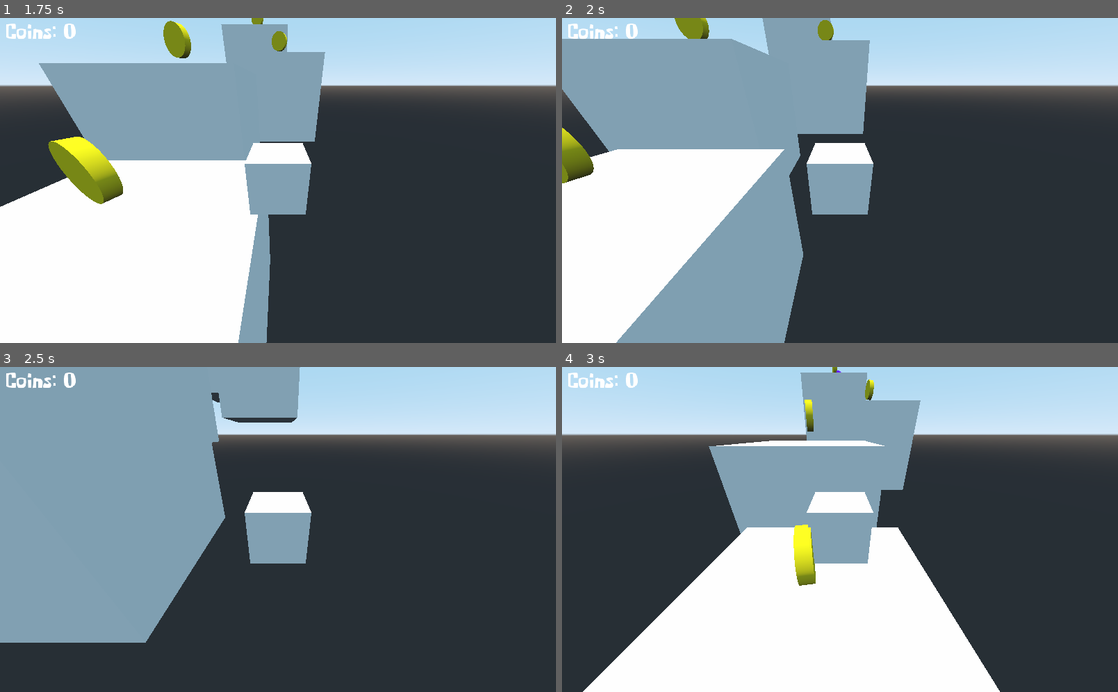
Above: before the commit, frames 1-4 (two rows, left to right).
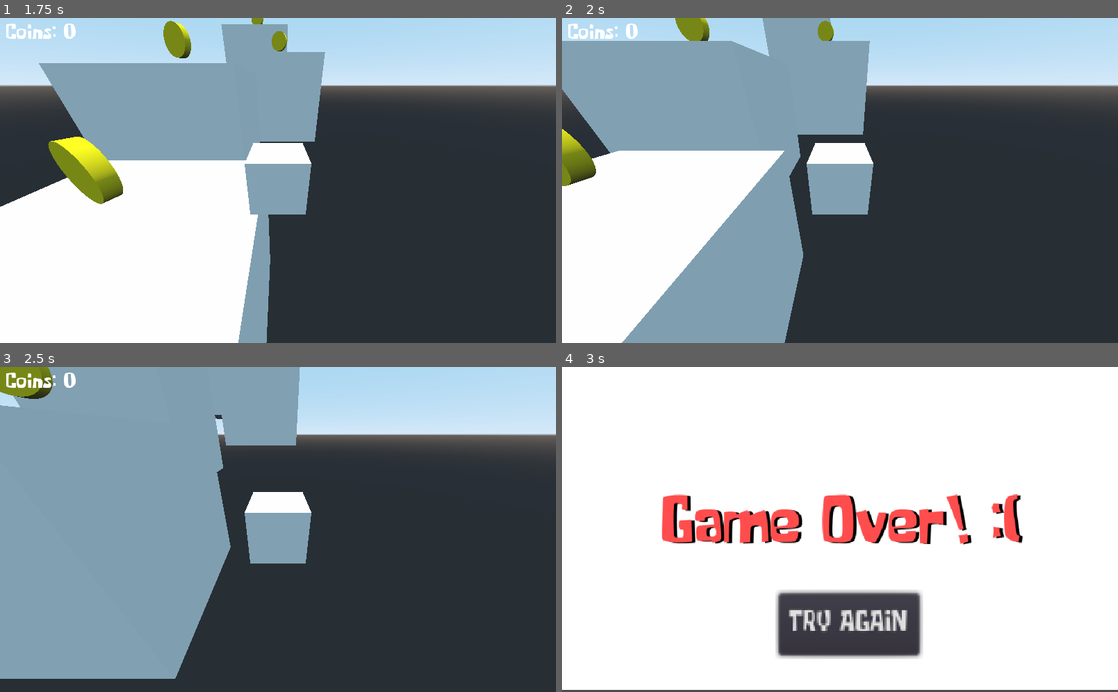
Above: after the commit, the same moments.

Repository: dwlcj/Project2
Game: Godot game, scene res://StartScreen.tscn
The game is run twice, just before and just after one commit, with the same random seed, the same clock (stepped at 60 frames per second) and the same inputs.
Inputs (mouse positions are in pixels of both pictures, inside the frame that each line leads up to):
- Up to frame 1 (1.75 s): click "PLAY" at 0.5 s; hold Right (ui_right) from 1.28 s (still down); hold Ctrl (ui_glide, bound only after the commit) from 1.28 s (still down)
- Up to frame 2 (2 s): keep holding Right (ui_right); keep holding Ctrl (ui_glide, bound only after the commit)
- Up to frame 3 (2.5 s): release Right (ui_right) at 2.03 s; release Ctrl (ui_glide, bound only after the commit) at 2.03 s; hold Down (ui_down) from 2.03 s (still down); tap Ctrl (ui_glide, bound only after the commit) at 2.1 s
- Up to frame 4 (3 s): release Down (ui_down) at 2.75 s; click (851, 623) at 2.75 s, where only the run before the commit has a clickable "TRY AGAIN"

Frame 1 is identical in both runs. In frame 2, 1.0% of the frame differs, in the area x 0-56%, y 0-100%; in frame 3, 7.8%; in frame 4, 81%, in the area x 0-100%, y 0-100%.

Commit message:
add glide

Diff:
--- a/KinematicBody.gd
+++ b/KinematicBody.gd
@@ -30,13 +30,15 @@
 	dir.y = 0
 	dir = dir.normalized()
 
+	var hv = velocity
+	hv.y = 0
+
 	if Input.is_action_pressed("ui_space"):
 		velocity.y = 10
+	elif velocity.y < -SPEED / 2 and Input.is_action_pressed("ui_glide"):
+		velocity.y = -SPEED / 2
 	else:
 		velocity.y += delta * gravity
-
-	var hv = velocity
-	hv.y = 0
 
 	var new_pos = dir * SPEED
 	var accel = DE_ACCELERATION
--- a/project.godot
+++ b/project.godot
@@ -54,6 +54,11 @@
 "events": [ Object(InputEventKey,"resource_local_to_scene":false,"resource_name":"","device":0,"alt":false,"shift":false,"control":false,"meta":false,"command":false,"pressed":false,"scancode":32,"unicode":0,"echo":false,"script":null)
  ]
 }
+ui_glide={
+"deadzone": 0.5,
+"events": [ Object(InputEventKey,"resource_local_to_scene":false,"resource_name":"","device":0,"alt":false,"shift":false,"control":false,"meta":false,"command":false,"pressed":false,"scancode":16777238,"unicode":0,"echo":false,"script":null)
+ ]
+}
 
 [rendering]
 
